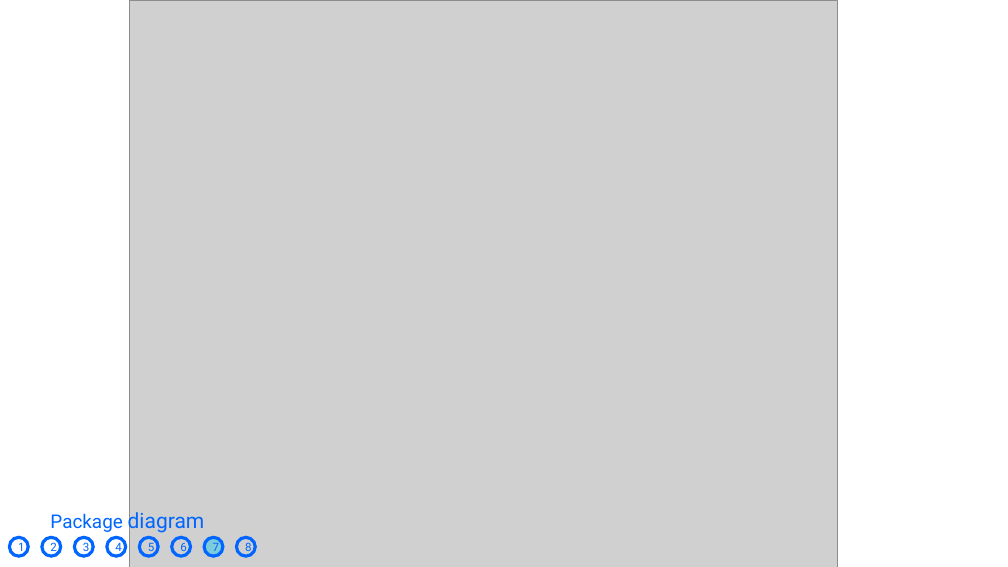
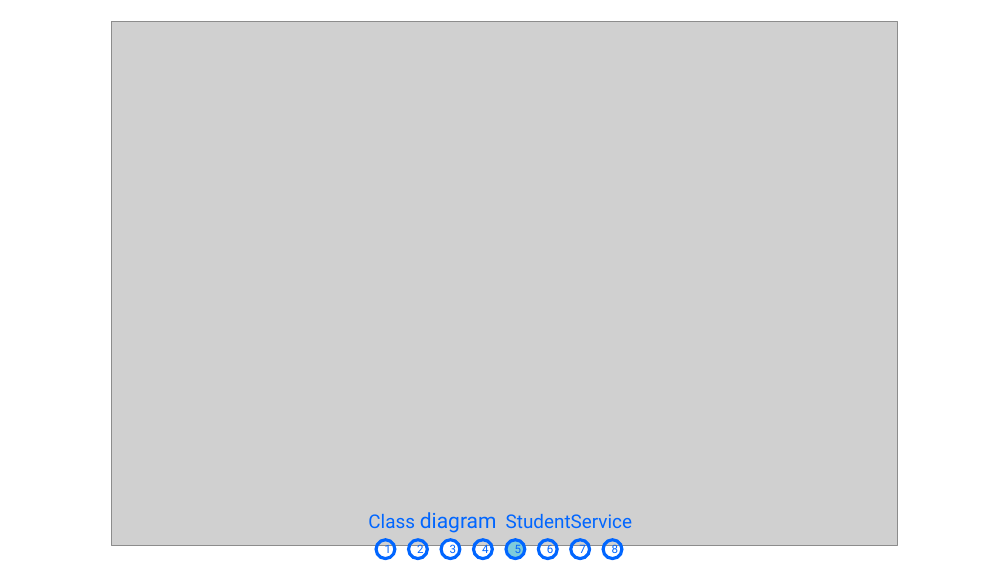
Before and after one commit to sonnees/dkhp-iuh-edu-vn, a slide deck: slide 7 of document/Slide báo cáo.pptx (slide 8 before the commit). Drawn at 1008x567 pixels with LibreOffice and Linux fonts; fonts in the diff are those of the drawing; grey boxes stand for pictures. Boxes give left, top, right and bottom in pixels: in the first picture for what was removed or moved away, otherwise in the second. Text is boxed around its words. In the diff, an @@ line names an element or a change of style, - is before the commit and + after.

```diff
--- a/document/Slide báo cáo.pptx
+++ b/document/Slide báo cáo.pptx
@@ picture resized from (x1=129, y1=0, x2=837, y2=567) to (x1=111, y1=21, x2=898, y2=545) @@
@@ text removed at (x1=50, y1=509, x2=205, y2=535) @@
-Package diagram
@@ text added at (x1=368, y1=512, x2=497, y2=533), 20 pt, text #0166FF @@
+Class diagram
@@ text added at (x1=506, y1=514, x2=632, y2=528), 18 pt, text #0166FF @@
+StudentService
@@ ellipse "5" at (x1=506, y1=540, x2=525, y2=559): fill none to #7DCCDB @@
@@ ellipse "7" at (x1=571, y1=540, x2=590, y2=559): fill #7DCCDB to none @@
@@ 8 ellipses moved together from (x1=9, y1=538, x2=256, y2=557) to (x1=376, y1=540, x2=622, y2=559) @@
```
Also in this commit, not shown: 2 other slides changed, 2 slides added, 22 other files.
